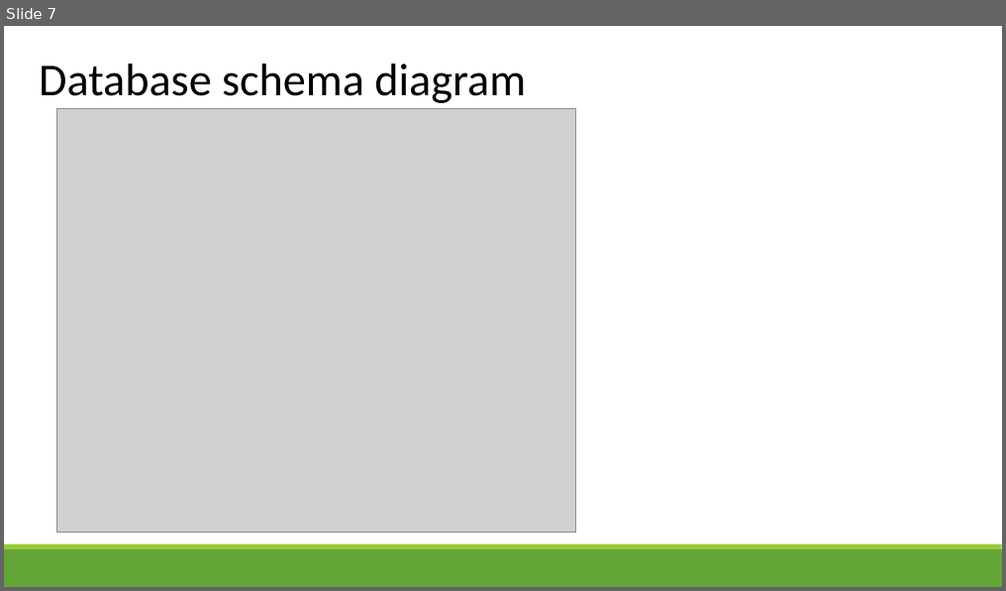
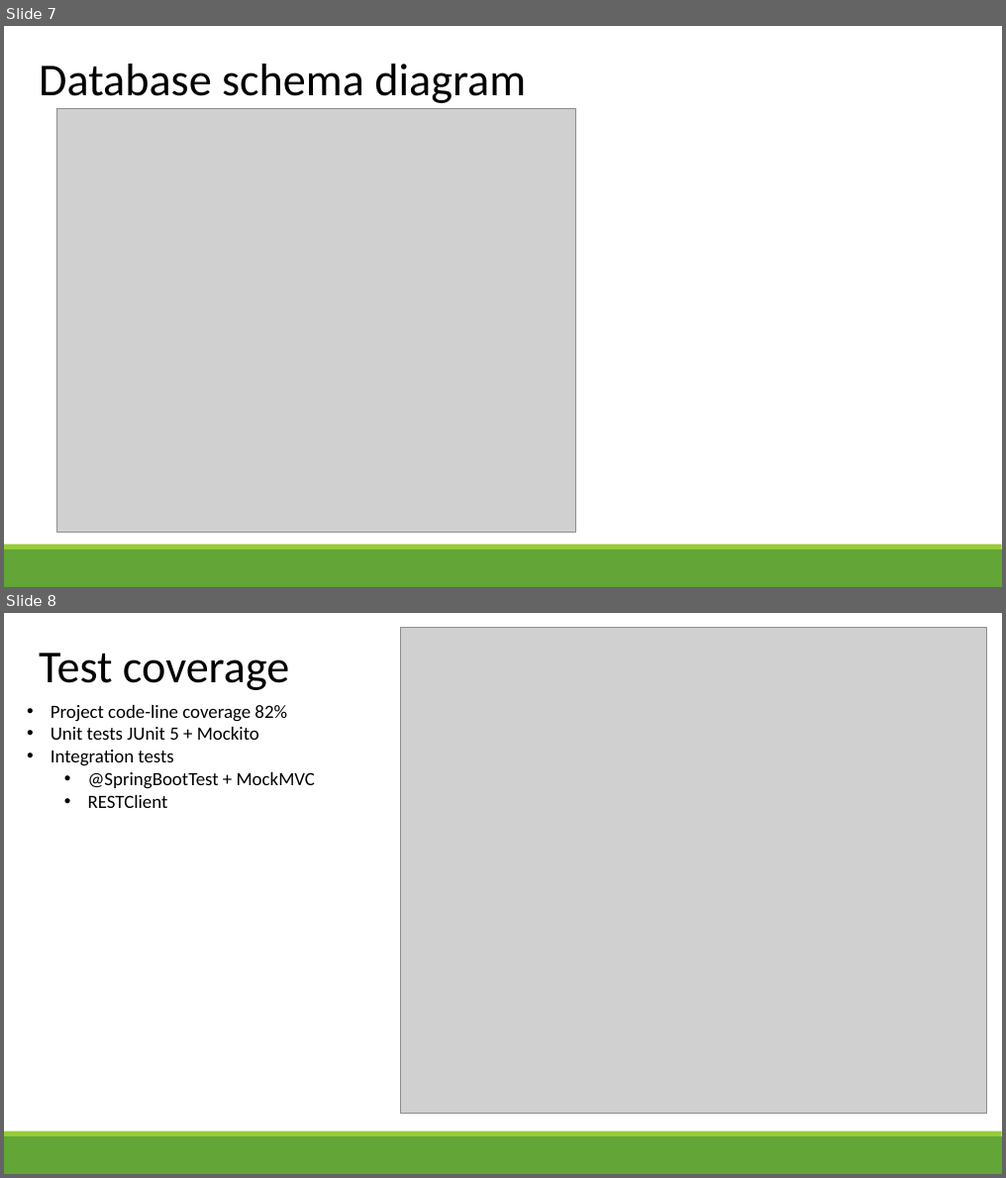
Before and after one commit to benzol45/EPAM_final_project, a slide deck: Library.pptx. Shown one above the other, each under a label of ours: slide 7 before the commit, slides 7 and 8 after it. The pictures are 1006x591 and 1006x1178 pixels, drawn with LibreOffice and Linux fonts; fonts in the diff are those of the drawing; grey boxes stand for pictures. Boxes give left, top, right and bottom in pixels: in the first picture for what was removed or moved away, otherwise in the second. Text is boxed around its words. In the diff, an @@ line names an element or a change of style, - is before the commit and + after.

```diff
--- a/Library.pptx
+++ b/Library.pptx
@@ slide 8 added at [4,613,1002,1174], background #FFFFFF; not listed: 2 template elements that a slide beside it also shows @@
@@ picture added at [401,627,987,1113] @@
@@ text added at [39,653,289,690], 44 pt, text #000000 @@
+Test coverage
@@ text added at [51,705,315,808], 18 pt, text #000000 @@
+• Project code-line coverage 82%
+• Unit tests JUnit 5 + Mockito
+• Integration tests
+  • @SpringBootTest + MockMVC
+  • RESTClient
```
Also in this commit, not shown: 1 other file.
